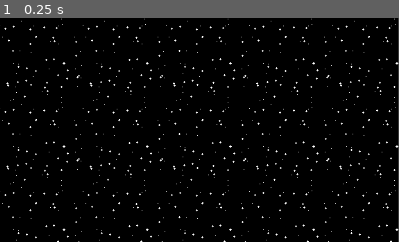
Above: before the commit, frame 1.
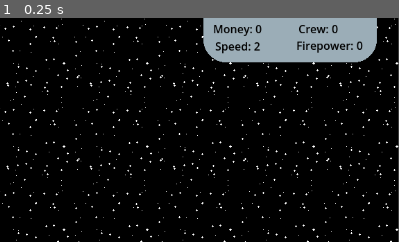
Above: after the commit, the same moment.

Repository: TreadTheDawnGames/GodotWildJam81
Game: Godot game, scene res://game.tscn
Same seed, same stepped clock (60 frames per second), same inputs: the game is played once before the commit and once after it. Before the commit the project starts from res://Scenes/game.tscn. The engine's default icon, where the game draws it, is replaced by a stand-in: a white triangle on a blue panel in a dark square.
Inputs:
- Up to frame 1 (0.25 s): no input
The pictures show only the part of the screen within x 50-100%, y 0-50%; the shares and areas given below are measured in that part.

The runs differ from the first frame. In frame 1, 8.3% of the frame differs, in the area x 50-95%, y 0-21%.

Commit message:
Ship destruction 0.5. Started making lasers.

Diff:
--- a/Scenes/LevelScenes/color_rect.gd
+++ b/Scenes/LevelScenes/color_rect.gd
@@ -1,4 +1,5 @@
 extends ColorRect
+class_name ParalaxBackground
 @onready var stars: TextureRect = $Stars
 @onready var nebula: TextureRect = $Nebula
 
@@ -15,6 +16,7 @@
 
 func StopScroll():
 	stars.material.set_shader_parameter("speed", 0)
+	nebula.hide()
 
 func ShipScroll():
 	stars.material.set_shader_parameter("speed", clamp(float(GlobalPlayerInfo.ThePlayerShip.GetSpeed())/5.0, 0.1, 20))
--- a/Scenes/ShipBuilder/ship_builder.tscn
+++ /dev/null
@@ -1,50 +0,0 @@
-[gd_scene load_steps=7 format=3 uid="uid://dv4kwxgdofcnk"]
-
-[ext_resource type="Script" uid="uid://c6sabckhh7itc" path="res://Scripts/ShipContruction/ship_builder.gd" id="1_52mkc"]
-[ext_resource type="PackedScene" uid="uid://dxyq5ccvvdfax" path="res://GameInfoPanel.tscn" id="2_b6jpb"]
-[ext_resource type="Texture2D" uid="uid://dx5p0yy61fmtg" path="res://Assets/Sprites/ShipBuilder/ShopPanel.png" id="2_q1ubs"]
-[ext_resource type="Script" uid="uid://26mnybypchly" path="res://Scripts/ShipContruction/room_chooser.gd" id="3_o8snd"]
-[ext_resource type="PackedScene" path="res://Scenes/ShipBuilder/shop_slot.tscn" id="4_mniq6"]
-
-[sub_resource type="WorldBoundaryShape2D" id="WorldBoundaryShape2D_mniq6"]
-normal = Vector2(90, 0)
-distance = 9.10851
-
-[node name="ShipBuilder" type="Node2D"]
-script = ExtResource("1_52mkc")
-
-[node name="Area2D" type="Area2D" parent="."]
-position = Vector2(-1, 0)
-collision_layer = 0
-collision_mask = 2
-
-[node name="CollisionShape2D" type="CollisionShape2D" parent="Area2D"]
-shape = SubResource("WorldBoundaryShape2D_mniq6")
-
-[node name="MoneyPanel" parent="." instance=ExtResource("2_b6jpb")]
-position = Vector2(995, 20)
-
-[node name="ShopPanel" type="Sprite2D" parent="."]
-position = Vector2(995, 357)
-texture = ExtResource("2_q1ubs")
-script = ExtResource("3_o8snd")
-
-[node name="ShopSlot1" parent="ShopPanel" instance=ExtResource("4_mniq6")]
-position = Vector2(0, -134)
-
-[node name="ShopSlot2" parent="ShopPanel" instance=ExtResource("4_mniq6")]
-position = Vector2(0, 31)
-
-[node name="ShopSlot3" parent="ShopPanel" instance=ExtResource("4_mniq6")]
-position = Vector2(0, 195)
-
-[node name="ShipPositioner" type="Marker2D" parent="."]
-position = Vector2(387, 313)
-
-[node name="CloseButton" type="Button" parent="."]
-offset_left = 19.0
-offset_top = 598.0
-offset_right = 112.0
-offset_bottom = 629.0
-text = "Close Shop
-"
--- /dev/null
+++ b/Scenes/ShipBuilder/shipyard.tscn
@@ -0,0 +1,46 @@
+[gd_scene load_steps=6 format=3 uid="uid://dv4kwxgdofcnk"]
+
+[ext_resource type="Script" uid="uid://c6sabckhh7itc" path="res://Scripts/ShipContruction/ship_builder.gd" id="1_qqxrl"]
+[ext_resource type="Texture2D" uid="uid://dx5p0yy61fmtg" path="res://Assets/Sprites/ShipBuilder/ShopPanel.png" id="2_irld4"]
+[ext_resource type="Script" uid="uid://26mnybypchly" path="res://Scripts/ShipContruction/room_chooser.gd" id="3_smhu5"]
+[ext_resource type="PackedScene" path="res://Scenes/ShipBuilder/shop_slot.tscn" id="4_gwoxb"]
+
+[sub_resource type="WorldBoundaryShape2D" id="WorldBoundaryShape2D_mniq6"]
+normal = Vector2(90, 0)
+distance = 9.10851
+
+[node name="Shipyard" type="Node2D"]
+script = ExtResource("1_qqxrl")
+
+[node name="Area2D" type="Area2D" parent="."]
+position = Vector2(-1, 0)
+collision_layer = 0
+collision_mask = 2
+
+[node name="CollisionShape2D" type="CollisionShape2D" parent="Area2D"]
+shape = SubResource("WorldBoundaryShape2D_mniq6")
+
+[node name="ShopPanel" type="Sprite2D" parent="."]
+position = Vector2(995, 357)
+texture = ExtResource("2_irld4")
+script = ExtResource("3_smhu5")
+
+[node name="ShopSlot1" parent="ShopPanel" instance=ExtResource("4_gwoxb")]
+position = Vector2(0, -134)
+
+[node name="ShopSlot2" parent="ShopPanel" instance=ExtResource("4_gwoxb")]
+position = Vector2(0, 31)
+
+[node name="ShopSlot3" parent="ShopPanel" instance=ExtResource("4_gwoxb")]
+position = Vector2(0, 195)
+
+[node name="ShipPositioner" type="Marker2D" parent="."]
+position = Vector2(387, 313)
+
+[node name="CloseButton" type="Button" parent="."]
+offset_left = 19.0
+offset_top = 598.0
+offset_right = 112.0
+offset_bottom = 629.0
+text = "Close Shop
+"
--- /dev/null
+++ b/Scenes/ShipTilemapScenes/cells/laser_cell.tscn
@@ -0,0 +1,6 @@
+[gd_scene load_steps=2 format=3 uid="uid://bp0pyqbmssdgb"]
+
+[ext_resource type="Script" uid="uid://nhcq7w6jr5r0" path="res://Scripts/ShipContruction/cells/laser_cell.gd" id="1_umsfn"]
+
+[node name="LaserCell" type="Node2D"]
+script = ExtResource("1_umsfn")
--- a/Scenes/ShipTilemapScenes/player_ship.gd
+++ b/Scenes/ShipTilemapScenes/player_ship.gd
@@ -4,6 +4,9 @@
 static var grabbedRoom : ShipRoom = null
 
 var SubMaps : Array[ShipRoom] = []
+var editing = false
+
+@export var gameArea : Vector2
 
 func _ready() -> void:
 	dragNDrop = false
@@ -42,7 +45,7 @@
 
 func GetSpeed() -> int:
 	var engineCount : int = 0
-	for cell : ConnectionCell in positionIndexedChildren.values().filter(func(a): return a is ConnectionCell):
+	for cell : ConnectionCell in positionIndexedChildren.values().filter(func(a): return is_instance_valid(a) and a is ConnectionCell):
 		if(!HasCell(cell.myCoords + cell.Vector2iFromDirection(ConnectionCell.Direction.West))):
 			engineCount +=1
 	return engineCount
@@ -53,6 +56,42 @@
 	return
 
 func _process(delta: float) -> void:
+	if(editing):
+		return
 	var moveDir = Vector2(Input.get_axis("shipLEFT", "shipRIGHT"), Input.get_axis("shipUP", "shipDOWN")).normalized() * GetSpeed() * 50 * delta
 	global_position += moveDir
+
+	var stuff : Array = positionIndexedChildren.keys()
+	stuff.sort_custom(func(a,b): return a.x > b.x)
+	var maxX : float = stuff[0].x
+	stuff.sort_custom(func(a,b): return a.y > b.y)
+	var maxY : float = stuff[0].y
+	stuff.sort_custom(func(a,b): return a.x < b.x)
+	var minX : float = stuff[0].x
+	stuff.sort_custom(func(a,b): return a.y < b.y)
+	var minY : float = stuff[0].y
+
+	var shipSizeMax : Vector2 = Vector2((maxX+1) *32,(maxY+1) *32)
+	var shipSizeMin : Vector2 = Vector2(minX*32, minY*32)
+	global_position = global_position.clamp(Vector2.ZERO - shipSizeMin, gameArea - shipSizeMax)
+
 	return
+
+#func ClearInvalidValues():
+	#var invalid : Array = []
+	#for cell in positionIndexedChildren.values().filter(func(a): return !is_instance_valid(a)):
+		#invalid.append(positionIndexedChildren.find_key(cell))
+	#for invalidCell in invalid:
+		#positionIndexedChildren.erase(invalidCell)
+
+func DamageRoom(_amount : int) -> bool:
+	#hitpoints -= amount
+	#if(hitpoints <=0):
+		#for cell : Cell in positionIndexedChildren.values():
+			#cell.Map.positionIndexedChildren.erase(cell.myCoords)
+			#cell.queue_free()
+		#if(get_parent() is PlayerShip):
+			#get_parent().ClearInvalidValues()
+		#queue_free()
+		#return true
+	return false
--- a/Scenes/debug.gd
+++ b/Scenes/debug.gd
@@ -1,6 +1,6 @@
 extends Node2D
 
-const shopScene = preload("res://Scenes/ShipBuilder/ship_builder.tscn")
+const shopScene = preload("res://Scenes/ShipBuilder/shipyard.tscn")
 const LEVEL = preload("res://Scenes/LevelScenes/level.tscn")
 
 var DEBUGcurrentLevel
@@ -22,3 +22,7 @@
 		DEBUGcurrentLevel = LEVEL.instantiate()
 		DEBUGcurrentLevel.info = LevelInfo.generateRandomLevel(randi()%2==0)
 		add_child(DEBUGcurrentLevel)
+	if(Input.is_action_just_pressed("DEBUG-CloseLevel")):
+		if(DEBUGcurrentLevel):
+			DEBUGcurrentLevel.queue_free()
+		Background.StopScroll()
--- a/Scenes/game.tscn
+++ /dev/null
@@ -1,17 +0,0 @@
-[gd_scene load_steps=4 format=3 uid="uid://cme73ldydoe5f"]
-
-[ext_resource type="Script" uid="uid://cpt8iweygokjs" path="res://Scenes/debug.gd" id="1_qxrlw"]
-[ext_resource type="PackedScene" uid="uid://dnycrg3qoywj2" path="res://Scenes/UI/SpaceMap.tscn" id="3_wrm1d"]
-[ext_resource type="PackedScene" uid="uid://b3ou0ys527w25" path="res://Scenes/ShipTilemapScenes/Player_Ship.tscn" id="4_wowpa"]
-
-[node name="Game" type="Node2D"]
-script = ExtResource("1_qxrlw")
-
-[node name="SpaceMap" parent="." instance=ExtResource("3_wrm1d")]
-visible = false
-
-[node name="Camera2D" type="Camera2D" parent="."]
-position = Vector2(576, 324)
-
-[node name="PlayerShip" parent="." instance=ExtResource("4_wowpa")]
-position = Vector2(122, 104)
--- a/Scripts/LevelScripts/asteroid.gd
+++ b/Scripts/LevelScripts/asteroid.gd
@@ -40,7 +40,7 @@
 
 
 func _process(delta: float) -> void:
-	global_position.x -= speed * delta * (GlobalPlayerInfo.ThePlayerShip.GetSpeed() / 2)
+	global_position.x -= speed * delta * float(GlobalPlayerInfo.ThePlayerShip.GetSpeed() / 2.0)
 	if(global_position.x < -50):
 		queue_free()
 
@@ -70,18 +70,11 @@
 			return
 		if(area.owner.Map.Faction == ShipRoom.ShipFaction.Player):
 			print("hit player")
-			if(area.owner.Map is PlayerShip):
-				print("hit the ship")
-				var hitShip : PlayerShip = cell.Map
-				for room in hitShip.SubMaps:
-					print("submapping")
-					if(room.positionIndexedChildren.has(cell.myCoords)):
-						print("hit room: ", room)
-						if(room.DamageRoom(1)):
-							hitShip.SubMaps.erase(room)
-						queue_free()
-					else:
-						print(room, " does not have ", cell.myCoords)
+			if(area.owner.Map is ShipRoom):
+				var hitShip : ShipRoom = cell.get_parent()
+				print("hit a shiproom: ", hitShip)
+				hitShip.DamageRoom(1)
+				queue_free()
 		else:
 			print("not a valid faction")
 	else:
--- a/Scripts/LevelScripts/level.gd
+++ b/Scripts/LevelScripts/level.gd
@@ -10,10 +10,10 @@
 
 func _ready():
 	Background.useNeb = info.Nebula
-	info.SpaceDust = 100
 	var playerSpeed : float = float(GlobalPlayerInfo.ThePlayerShip.GetSpeed())
 	var Dust : CPUParticles2D = CPUParticles2D.new()
-	Dust.amount = 250.0 * float(info.SpaceDust * playerSpeed)/100.0
+	@warning_ignore("integer_division")
+	Dust.amount = 250 * (info.SpaceDust * int(playerSpeed))/100
 	Dust.lifetime = 15.0 * playerSpeed
 	Dust.preprocess = 15.0* playerSpeed
 	Dust.emission_shape = CPUParticles2D.EMISSION_SHAPE_RECTANGLE
--- /dev/null
+++ b/Scripts/ShipContruction/cells/laser_cell.gd
@@ -0,0 +1,6 @@
+extends Cell
+
+var active : bool = false
+
+func _ready() -> void:
+	return
--- a/Scripts/ShipContruction/ship_builder.gd
+++ b/Scripts/ShipContruction/ship_builder.gd
@@ -7,12 +7,12 @@
 var playerShip : PlayerShip
 var addingRoom : ShipRoom
 var addingRoomCell : ConnectionCell
-var textInfo : GameInfoPanel
 
 func _ready() -> void:
 	playerShip = GlobalPlayerInfo.ShipExitStorage(get_node("ShipPositioner").global_position)
+	#playerShip.ClearInvalidValues()
+	playerShip.editing = true
 	ShopPanel = get_node("ShopPanel")
-	textInfo = get_node("MoneyPanel")
 	BuildArea = get_node("Area2D")
 	BuildArea.area_entered.connect(SnapToPlayerShip)
 	BuildArea.area_exited.connect(ReturnToShop)
@@ -53,7 +53,6 @@
 		if(playerShip.AbleToConnectPiece(addingRoom, addingLocation) and GlobalPlayerInfo.CanRemoveMoney(addingRoom.Price)):
 			GlobalPlayerInfo.RemoveMoney(addingRoom.Price)
 			playerShip.DoCombine(addingRoom)
-			textInfo.UpdateText()
 			addingRoomCell = null
 			addingRoom = null
 		else:
@@ -66,5 +65,6 @@
 
 func CloseShipyard():
 	playerShip.EnterStorage()
+	playerShip.editing = false
 	queue_free()
 	print("Closing")
--- a/Scripts/ShipContruction/ship_room.gd
+++ b/Scripts/ShipContruction/ship_room.gd
@@ -17,7 +17,7 @@
 enum ShipFaction {Player, Enemy}
 var Faction : ShipFaction
 
-@export var hitpoints : int = 5
+@export var hitpoints : int = 2
 
 @export var Price : int = 0
 
@@ -57,6 +57,7 @@
 
 func AddToMap(map : ShipRoom):
 
+	ChildStuff(map)
 	grabbed = false
 	returnToHome = false
 	modulate = Color.WHITE
@@ -66,7 +67,6 @@
 	for cell in get_used_cells():
 		set_cell(cell, -1)
 		#if(child is Sprite2D):
-	ChildStuff(map)
 			#continue
 	#queue_free()
 	return
@@ -74,17 +74,24 @@
 func ChildStuff(map):
 	var conCells : Array[ConnectionCell]
 
+	var previousChildrenIndexes : Array[Vector2i] = positionIndexedChildren.keys()
+
 	for child : Cell in positionIndexedChildren.values():
 		if(child is ConnectionCell):
 			conCells.append(child)
 			child.grabArea.monitorable = false
 
+		child.reparent(map, true)
 		child.Map = map
-		#child.reparent(map, true)
 		#sprite.reparent(map, true)
 		#sprite.get_parent().move_child(sprite, 0)
+		SetChildByCoords(child, map.local_to_map(map.to_local(child.global_position)))
 		map.SetChildByCoords(child, map.local_to_map(map.to_local(child.global_position)))
+		child.reparent.call_deferred(self, true)
 
+
+	for prevIndex in previousChildrenIndexes:
+		positionIndexedChildren.erase(prevIndex)
 
 	for conCell : ConnectionCell in conCells:
 		conCell.RecalculateConnections()
@@ -102,8 +109,12 @@
 	return
 
 func GetChildByCoords(pos : Vector2i) -> Cell:
-	return positionIndexedChildren.get(pos)
-
+	var cell = positionIndexedChildren.get(pos)
+	if(is_instance_valid(cell)):
+		return positionIndexedChildren.get(pos)
+	else:
+		positionIndexedChildren.erase(pos)
+		return null
 func RemoveChildByCoords(pos:Vector2i):
 	positionIndexedChildren.erase(pos)
 	return
@@ -141,10 +152,14 @@
 
 func DamageRoom(amount : int) -> bool:
 	hitpoints -= amount
+	print("self: ", self)
 	if(hitpoints <=0):
 		for cell : Cell in positionIndexedChildren.values():
-			cell.Map.SetChildByCoords(null, cell.myCoords)
+			print("Cell.Map: ", cell.Map)
+			cell.Map.positionIndexedChildren.erase(cell.myCoords)
 			cell.queue_free()
+		#if(get_parent() is PlayerShip):
+			#get_parent().ClearInvalidValues()
 		queue_free()
 		return true
 	return false
--- a/Scripts/UI/game_info_panel.gd
+++ b/Scripts/UI/game_info_panel.gd
@@ -15,9 +15,11 @@
 	if(!ship):
 		printerr("There is no global playership!")
 		return
-	print("Text updated")
 	money_label.text = "Money: " + str(GlobalPlayerInfo.Money)
 	crew_count_label.text = "Crew: " + str(ship.GetCrewCount())
 	firepower_label.text = "Firepower: " + str(ship.GetFirepower())
 	speed_label.text = "Speed: " + str(ship.GetSpeed())
 	return
+
+func _process(_delta: float) -> void:
+	UpdateText()
--- /dev/null
+++ b/game.tscn
@@ -0,0 +1,26 @@
+[gd_scene load_steps=5 format=3 uid="uid://ma5misc0fo5f"]
+
+[ext_resource type="PackedScene" uid="uid://b3ou0ys527w25" path="res://Scenes/ShipTilemapScenes/Player_Ship.tscn" id="1_e2o6t"]
+[ext_resource type="Script" uid="uid://cpt8iweygokjs" path="res://Scenes/debug.gd" id="1_feb5d"]
+[ext_resource type="PackedScene" uid="uid://dnycrg3qoywj2" path="res://Scenes/UI/SpaceMap.tscn" id="2_feb5d"]
+[ext_resource type="PackedScene" uid="uid://dxyq5ccvvdfax" path="res://GameInfoPanel.tscn" id="4_fc0e3"]
+
+[node name="game" type="Node2D"]
+script = ExtResource("1_feb5d")
+
+[node name="ColorRect" type="ColorRect" parent="."]
+visible = false
+offset_right = 725.0
+offset_bottom = 648.0
+
+[node name="PlayerShip" parent="." instance=ExtResource("1_e2o6t")]
+gameArea = Vector2(725, 648)
+
+[node name="Camera2D" type="Camera2D" parent="."]
+position = Vector2(576, 324)
+
+[node name="SpaceMap" parent="." instance=ExtResource("2_feb5d")]
+visible = false
+
+[node name="MoneyPanel" parent="." instance=ExtResource("4_fc0e3")]
+position = Vector2(995, 20)
--- a/project.godot
+++ b/project.godot
@@ -11,7 +11,7 @@
 [application]
 
 config/name="GodotWildJam81"
-run/main_scene="uid://cme73ldydoe5f"
+run/main_scene="uid://ma5misc0fo5f"
 config/features=PackedStringArray("4.4", "GL Compatibility")
 config/icon="res://icon.svg"
 
@@ -24,6 +24,21 @@
 
 [input]
 
+AOS.debug_left_click={
+"deadzone": 0.2,
+"events": [Object(InputEventMouseButton,"resource_local_to_scene":false,"resource_name":"","device":-1,"window_id":0,"alt_pressed":false,"shift_pressed":false,"ctrl_pressed":false,"meta_pressed":false,"button_mask":1,"position":Vector2(290, 6),"global_position":Vector2(299, 54),"factor":1.0,"button_index":1,"canceled":false,"pressed":true,"double_click":false,"script":null)
+]
+}
+AOS.debug_right_click={
+"deadzone": 0.2,
+"events": [Object(InputEventMouseButton,"resource_local_to_scene":false,"resource_name":"","device":-1,"window_id":0,"alt_pressed":false,"shift_pressed":false,"ctrl_pressed":false,"meta_pressed":false,"button_mask":2,"position":Vector2(234, 23),"global_position":Vector2(243, 71),"factor":1.0,"button_index":2,"canceled":false,"pressed":true,"double_click":false,"script":null)
+]
+}
+AOS.debug_middle_click={
+"deadzone": 0.2,
+"events": [Object(InputEventMouseButton,"resource_local_to_scene":false,"resource_name":"","device":-1,"window_id":0,"alt_pressed":false,"shift_pressed":false,"ctrl_pressed":false,"meta_pressed":false,"button_mask":4,"position":Vector2(522, 6),"global_position":Vector2(531, 54),"factor":1.0,"button_index":3,"canceled":false,"pressed":true,"double_click":false,"script":null)
+]
+}
 click={
 "deadzone": 0.5,
 "events": [Object(InputEventMouseButton,"resource_local_to_scene":false,"resource_name":"","device":-1,"window_id":0,"a …(253 unchanged characters)…
@@ -52,21 +67,6 @@
 DEBUG-AddMoney={
 "deadzone": 0.2,
 "events": [Object(InputEventKey,"resource_local_to_scene":false,"resource_name":"","device":-1,"window_id":0,"alt_press …(192 unchanged characters)…
-]
-}
-AOS.debug_left_click={
-"deadzone": 0.2,
-"events": [Object(InputEventMouseButton,"resource_local_to_scene":false,"resource_name":"","device":-1,"window_id":0,"alt_pressed":false,"shift_pressed":false,"ctrl_pressed":false,"meta_pressed":false,"button_mask":1,"position":Vector2(290, 6),"global_position":Vector2(299, 54),"factor":1.0,"button_index":1,"canceled":false,"pressed":true,"double_click":false,"script":null)
-]
-}
-AOS.debug_right_click={
-"deadzone": 0.2,
-"events": [Object(InputEventMouseButton,"resource_local_to_scene":false,"resource_name":"","device":-1,"window_id":0,"alt_pressed":false,"shift_pressed":false,"ctrl_pressed":false,"meta_pressed":false,"button_mask":2,"position":Vector2(234, 23),"global_position":Vector2(243, 71),"factor":1.0,"button_index":2,"canceled":false,"pressed":true,"double_click":false,"script":null)
-]
-}
-AOS.debug_middle_click={
-"deadzone": 0.2,
-"events": [Object(InputEventMouseButton,"resource_local_to_scene":false,"resource_name":"","device":-1,"window_id":0,"alt_pressed":false,"shift_pressed":false,"ctrl_pressed":false,"meta_pressed":false,"button_mask":4,"position":Vector2(522, 6),"global_position":Vector2(531, 54),"factor":1.0,"button_index":3,"canceled":false,"pressed":true,"double_click":false,"script":null)
 ]
 }
 shipUP={
@@ -98,6 +98,11 @@
 "events": [Object(InputEventKey,"resource_local_to_scene":false,"resource_name":"","device":-1,"window_id":0,"alt_press …(192 unchanged characters)…
 ]
 }
+DEBUG-CloseLevel={
+"deadzone": 0.2,
+"events": [Object(InputEventKey,"resource_local_to_scene":false,"resource_name":"","device":-1,"window_id":0,"alt_pressed":false,"shift_pressed":false,"ctrl_pressed":false,"meta_pressed":false,"pressed":false,"keycode":0,"physical_keycode":88,"key_label":0,"unicode":120,"location":0,"echo":false,"script":null)
+]
+}
 
 [layer_names]
 
Not shown: 1 places in Scenes/ParalaxBackground.tscn that only renumber resources
Not shown: 1 places in Scenes/ShipTilemapScenes/Player_Ship.tscn that only renumber resources
Not shown: 1 places in Scenes/ShipTilemapScenes/Rooms/TRoom.tscn that only renumber resources
Not shown: 1 places in Scenes/ShipTilemapScenes/Rooms/URoom.tscn that only renumber resources
Not shown: 1 places in Scenes/ShipTilemapScenes/Rooms/long_room.tscn that only renumber resources
Not shown: 1 places in Scenes/ShipTilemapScenes/Rooms/s_room.tscn that only renumber resources
Not shown: 1 places in Scenes/ShipTilemapScenes/Rooms/side_s_room.tscn that only renumber resources
Not shown: 1 places in Scenes/ShipTilemapScenes/Rooms/side_z_room.tscn that only renumber resources
Not shown: 1 places in Scenes/ShipTilemapScenes/Rooms/small_room.tscn that only renumber resources
Not shown: 1 places in Scenes/ShipTilemapScenes/Rooms/tall_room.tscn that only renumber resources
Not shown: 1 places in Scenes/ShipTilemapScenes/Rooms/virt_2_room.tscn that only renumber resources
Not shown: 1 places in Scenes/ShipTilemapScenes/Rooms/z_room.tscn that only renumber resources
(and 1 more such lines)
